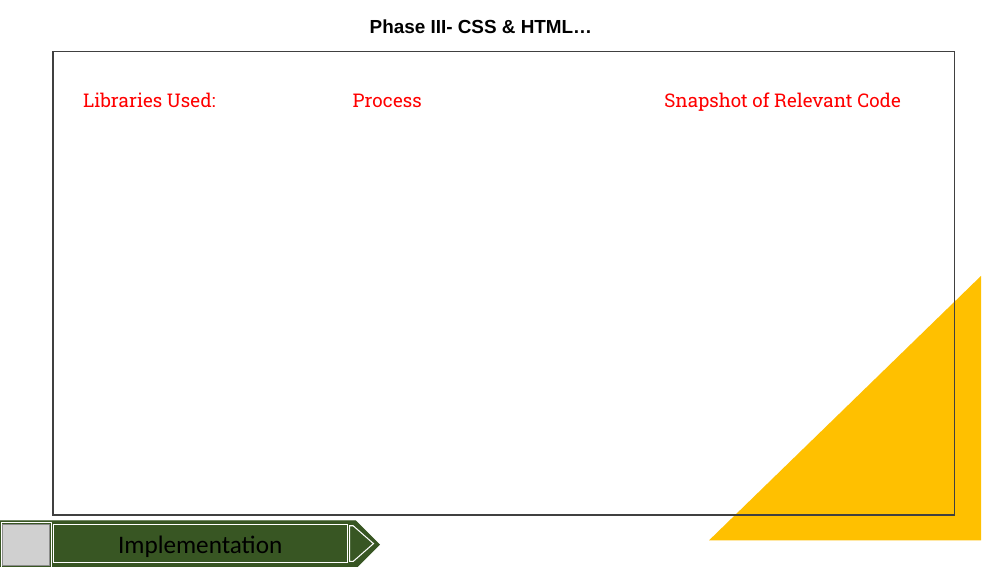
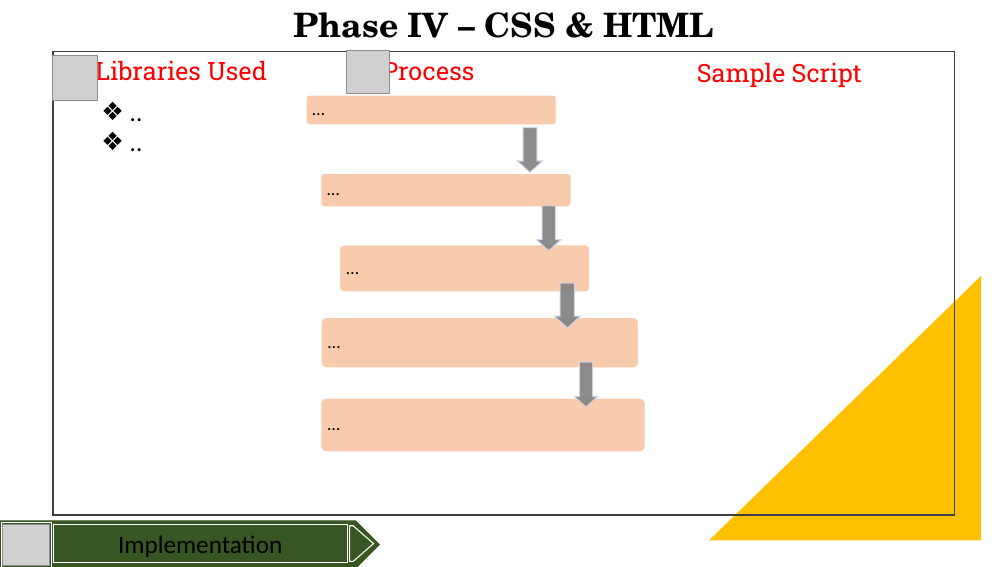
Before and after one commit to gusmendesbh/project3-group1, a slide deck: slide 10 of files/slides/Slide_deck.pptx (slide 9 before the commit). Drawn at 1008x567 pixels with LibreOffice and Linux fonts; fonts in the diff are those of the drawing; grey boxes stand for pictures. Boxes give left, top, right and bottom in pixels: in the first picture for what was removed or moved away, otherwise in the second. Text is boxed around its words. In the diff, an @@ line names an element or a change of style, - is before the commit and + after.

```diff
--- a/files/slides/Slide_deck.pptx
+++ b/files/slides/Slide_deck.pptx
@@ text at <box>293,12,714,38</box>: text changed; size 18 to 32 pt; font Arial to TeX Gyre Schola @@
-Phase III- CSS & HTML…
+Phase IV – CSS & HTML
@@ picture added at <box>53,55,98,101</box> @@
@@ text at <box>95,57,267,86</box>: text changed; size 18 to 24 pt @@
-Libraries Used:
+Libraries Used
@@ picture added at <box>346,51,389,94</box> @@
@@ text "Process": place and size @@
-text "Process" at <box>353,93,422,107</box>
+text "Process" at <box>382,57,474,86</box>
@@ text "Process" at <box>382,57,474,86</box>: size 18 to 24 pt @@
@@ text added at <box>697,62,862,87</box>, 24 pt, text #FF0000 @@
+Sample Script
@@ text added at <box>94,93,292,162</box>, 24 pt, text #000000 @@
+❖ ..
+❖ ..
@@ text removed at <box>664,92,901,111</box> @@
-Snapshot of Relevant Code
@@ group added at <box>306,95,645,452</box>: 5 rounded rectangles, 5 texts, 4 down arrows @@
+…
+…
+…
+…
+…
```
Also in this commit, not shown: 8 other slides changed, 1 slide added.
